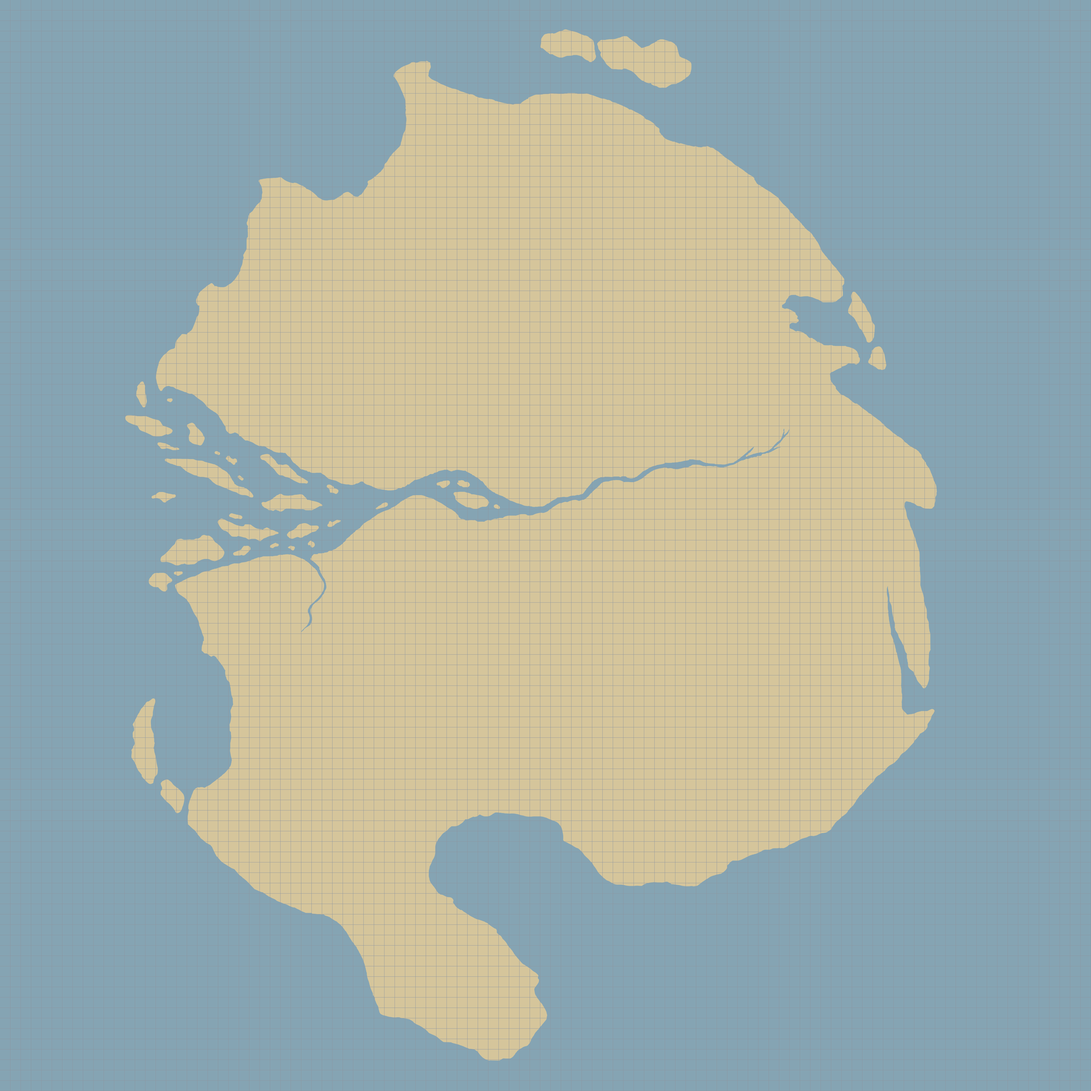
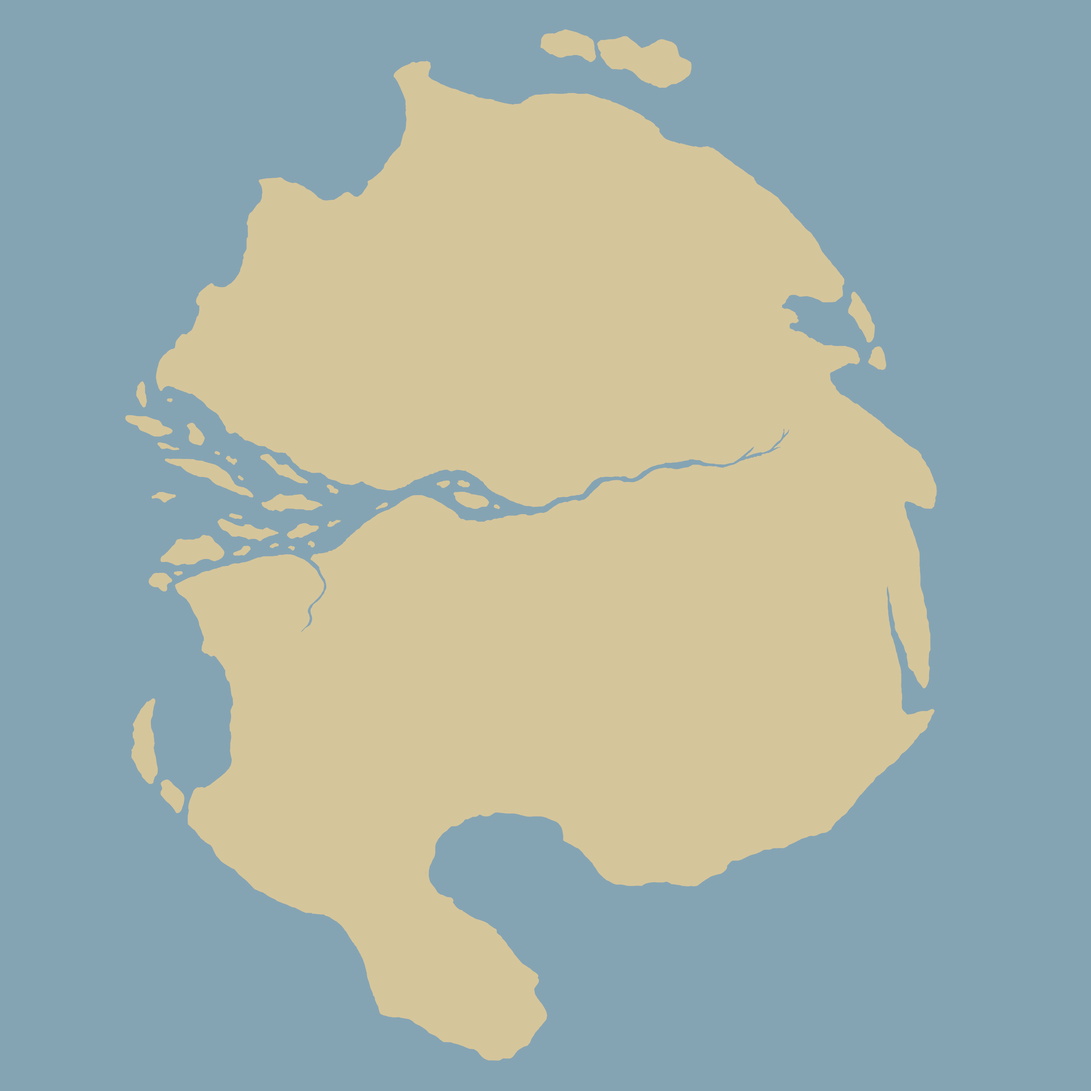
Comparing the layer stacks of the two 1091×1091 images. Changes:
hid "Grid", painted on it over [0, 0, 1091, 1091]
painted on "Landmass" over [116, 16, 949, 1065]
painted on "Water" over [0, 0, 1091, 1091]
